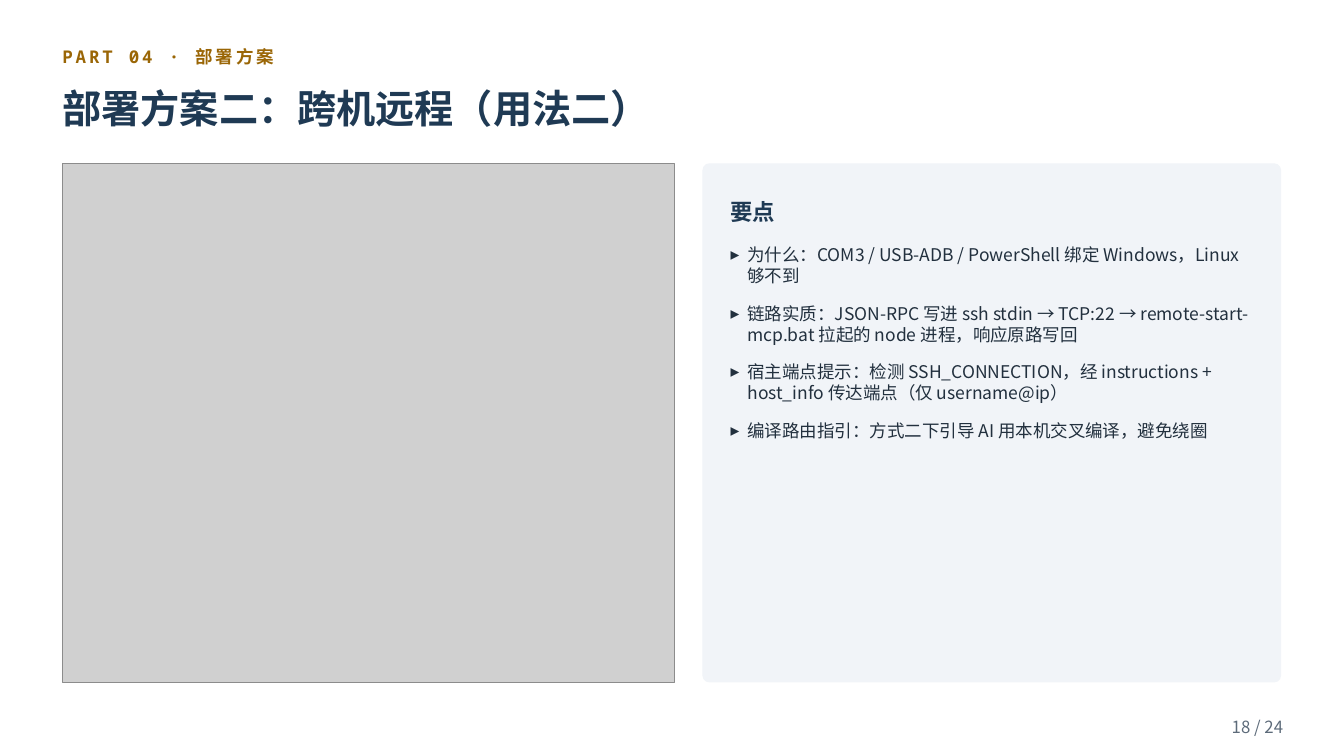
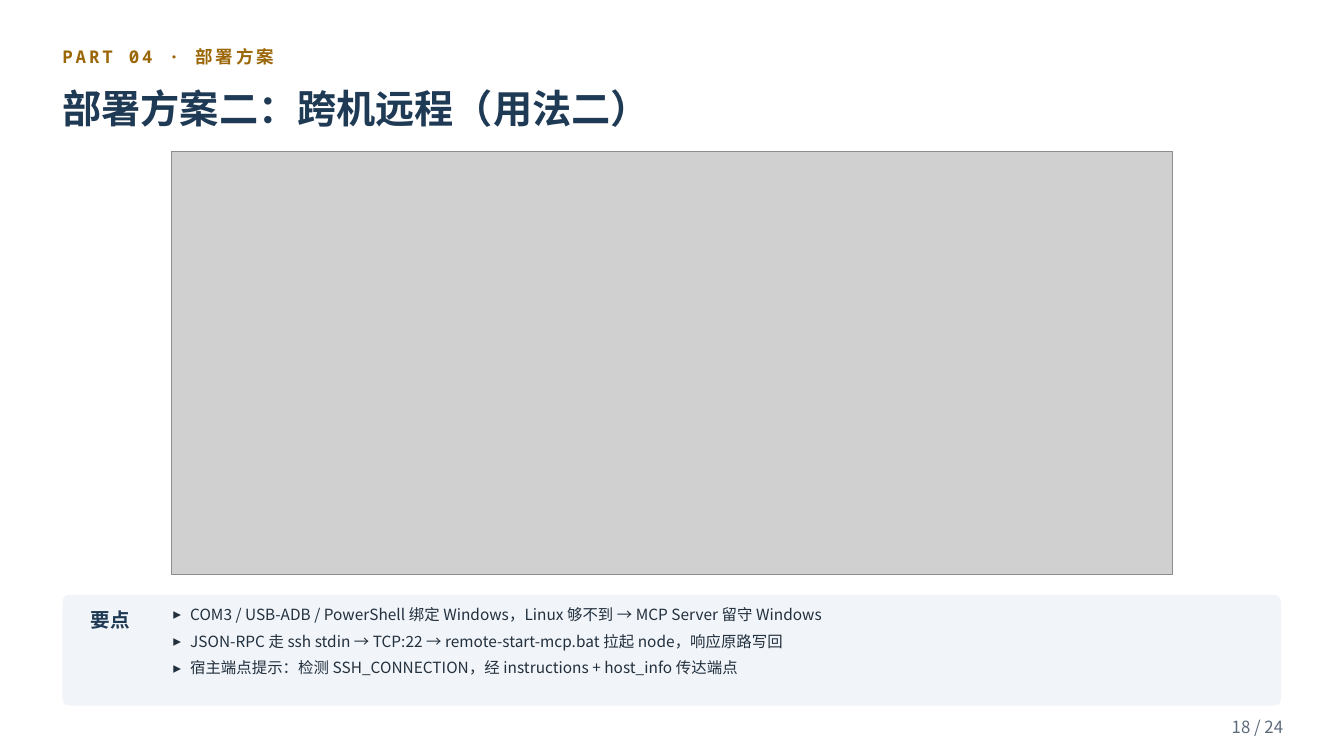
Before and after one commit to smk-h/embedded-mcp-toolkit, a slide deck: slide 18 of ppt/embedded-mcp-toolkit-项目介绍.pptx. Drawn at 1344x756 pixels with LibreOffice and Linux fonts; fonts in the diff are those of the drawing; grey boxes stand for pictures. Boxes give left, top, right and bottom in pixels: in the first picture for what was removed or moved away, otherwise in the second. Text is boxed around its words. In the diff, an @@ line names an element or a change of style, - is before the commit and + after.

Commit message:
docs(ppt): 更新 usage 拓扑图引用并调整布局
- 更新 ppt/build_ppt.mjs 中的图片路径指向 excalidraw SVG
- 调整 usage2-remote 页面为上下布局结构
- 重建 PPT 文件

```diff
--- a/ppt/embedded-mcp-toolkit-项目介绍.pptx
+++ b/ppt/embedded-mcp-toolkit-项目介绍.pptx
@@ picture: place and size @@
-picture at [63, 163, 675, 683]
+picture at [171, 151, 1174, 575]
@@ rounded rectangle: place and size @@
-rounded rectangle at [703, 163, 1281, 683]
+rounded rectangle at [63, 595, 1281, 706]
@@ rounded rectangle at [63, 595, 1281, 706]: proportions changed @@
@@ text "要点": place and size @@
-text "要点" at [731, 201, 776, 222]
+text "要点" at [91, 610, 130, 629]
@@ text "要点" at [91, 610, 130, 629]: size 16 to 14 pt @@
@@ text at [190, 607, 822, 675]: text changed; size 12.5 to 11 pt @@
-▸ 为什么：COM3 / USB-ADB / PowerShell 绑定 Windows，Linux 够不到
-▸ 链路实质：JSON-RPC 写进 ssh stdin → TCP:22 → remote-start-mcp.bat 拉起的 node 进程，响应原路写回
-▸ 宿主端点提示：检测 SSH_CONNECTION，经 instructions + host_info 传达端点（仅 username@ip）
-▸ 编译路由指引：方式二下引导 AI 用本机交叉编译，避免绕圈
+▸ COM3 / USB-ADB / PowerShell 绑定 Windows，Linux 够不到 → MCP Server 留守 Windows
+▸ JSON-RPC 走 ssh stdin → TCP:22 → remote-start-mcp.bat 拉起 node，响应原路写回
+▸ 宿主端点提示：检测 SSH_CONNECTION，经 instructions + host_info 传达端点
```
Also in this commit, not shown: 1 other slide changed, 1 other file.
